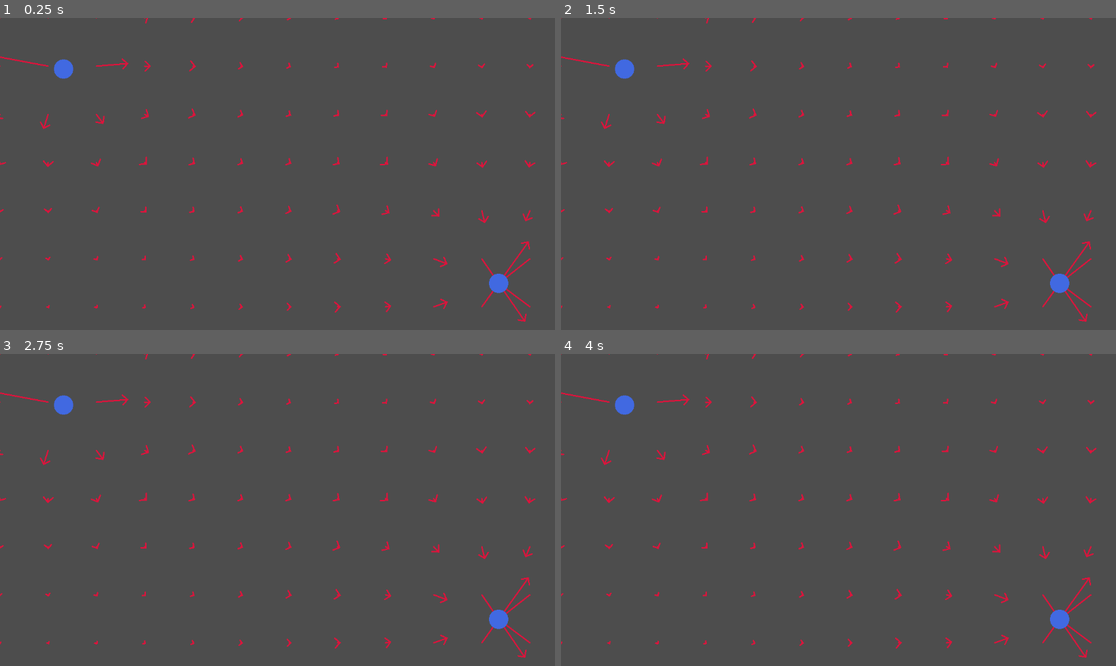
Above: before the commit, frames 1-4 (two rows, left to right).
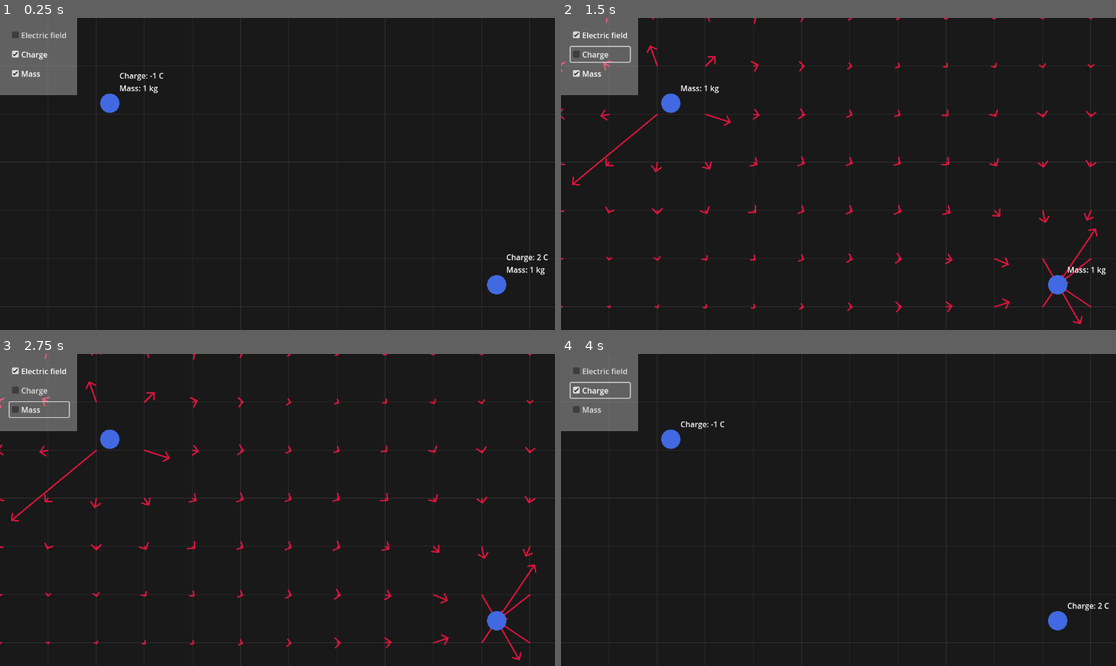
Above: after the commit, the same moments.

Repository: itsRed-v2/Godot-Fields
Game: Godot game, scene res://main.tscn
Same seed, same stepped clock (60 frames per second), same inputs: the game is played once before the commit and once after it.
Inputs (mouse positions are in pixels of both pictures, inside the frame that each line leads up to):
- Up to frame 1 (0.25 s): no input
- Up to frame 2 (1.5 s): click (599, 33) at 0.5 s, where only the run after the commit has a clickable "Electric field"; click (599, 55) at 1.25 s, where only the run after the commit has a clickable "Charge"
- Up to frame 3 (2.75 s): click (38, 410) at 2 s, where only the run after the commit has a clickable "Mass"
- Up to frame 4 (4 s): click (599, 369) at 2.75 s, where only the run after the commit has a clickable "Electric field"; click (599, 391) at 3.5 s, where only the run after the commit has a clickable "Charge"

The runs differ from the first frame. In frame 1, 97% of the frame differs, in the area x 0-100%, y 0-100%; in frame 2, 97%; in frame 3, 97%; in frame 4, 97%.

Commit message:
Cool HUD + pro looking background

Diff:
--- a/Arrow.gd
+++ b/Arrow.gd
@@ -12,6 +12,9 @@
 	queue_redraw();
 
 func _draw():
+	if not Global.draw_electrostatic_field:
+		return
+
 	var length = vector.length() * draw_scale;
 
 	var effective_arrow_arms_length = arrow_arms_length;
--- /dev/null
+++ b/Background.gd
@@ -0,0 +1,17 @@
+@tool
+extends Node2D
+
+@export var bg = Color(0.1, 0.1, 0.1);
+@export var fg = Color(0.2, 0.2, 0.2);
+@export var gap = 100;
+
+func _draw():
+	var viewportSize = get_viewport().size;
+	var width = viewportSize.x;
+	var height = viewportSize.y;
+
+	draw_rect(Rect2(Vector2.ZERO, viewportSize), bg);
+	for x in range(0, width, gap):
+		draw_line(Vector2(x, 0), Vector2(x, height), fg, -1);
+	for y in range(0, height, gap):
+		draw_line(Vector2(0, y), Vector2(width, y), fg, -1);
--- a/SphericBody.gd
+++ b/SphericBody.gd
@@ -29,3 +29,11 @@
 	var color = Color(0.254902, 0.411765, 0.882353);
 	if isHovered: color = color.darkened(0.1);
 	draw_circle(Vector2.ZERO, 20, color);
+
+func update_info():
+	var data_label = get_node("Data");
+	data_label.text = "";
+	if Global.show_charge:
+		data_label.text += "Charge: " + str(charge) + " C\n";
+	if Global.show_mass:
+		data_label.text += "Mass: " + str(mass) + " kg\n";
--- /dev/null
+++ b/background.tscn
@@ -0,0 +1,6 @@
+[gd_scene load_steps=2 format=3 uid="uid://bmnsl83705tel"]
+
+[ext_resource type="Script" path="res://Background.gd" id="1_rxabf"]
+
+[node name="Background" type="Node2D"]
+script = ExtResource("1_rxabf")
--- /dev/null
+++ b/global.gd
@@ -0,0 +1,5 @@
+extends Node
+
+var draw_electrostatic_field = false;
+var show_charge = true;
+var show_mass = true;
--- /dev/null
+++ b/hud.gd
@@ -0,0 +1,17 @@
+extends CanvasLayer
+
+func _ready():
+	get_node("ColorRect/ElecticFieldCheckBox").button_pressed = Global.draw_electrostatic_field;
+	get_node("ColorRect/ChargesCheckBox").button_pressed = Global.show_charge;
+	get_node("ColorRect/MassCheckBox").button_pressed = Global.show_mass;
+
+func _on_electic_field_check_box_toggled(toggled_on):
+	Global.draw_electrostatic_field = toggled_on;
+
+func _on_charges_check_box_toggled(toggled_on):
+	Global.show_charge = toggled_on;
+	get_tree().call_group("sphericBody", "update_info");
+
+func _on_mass_check_box_toggled(toggled_on):
+	Global.show_mass = toggled_on;
+	get_tree().call_group("sphericBody", "update_info");
--- /dev/null
+++ b/hud.tscn
@@ -0,0 +1,39 @@
+[gd_scene load_steps=2 format=3 uid="uid://jpy61hi47b2"]
+
+[ext_resource type="Script" path="res://hud.gd" id="1_qx7ow"]
+
+[node name="HUD" type="CanvasLayer"]
+script = ExtResource("1_qx7ow")
+
+[node name="ColorRect" type="ColorRect" parent="."]
+offset_right = 160.0
+offset_bottom = 160.0
+color = Color(1, 1, 1, 0.313726)
+
+[node name="ElecticFieldCheckBox" type="CheckBox" parent="ColorRect"]
+layout_mode = 0
+offset_left = 20.0
+offset_top = 20.0
+offset_right = 143.0
+offset_bottom = 51.0
+text = "Electric field"
+
+[node name="ChargesCheckBox" type="CheckBox" parent="ColorRect"]
+layout_mode = 0
+offset_left = 20.0
+offset_top = 60.0
+offset_right = 143.0
+offset_bottom = 91.0
+text = "Charge"
+
+[node name="MassCheckBox" type="CheckBox" parent="ColorRect"]
+layout_mode = 0
+offset_left = 20.0
+offset_top = 100.0
+offset_right = 143.0
+offset_bottom = 131.0
+text = "Mass"
+
+[connection signal="toggled" from="ColorRect/ElecticFieldCheckBox" to="." method="_on_electic_field_check_box_toggled"]
+[connection signal="toggled" from="ColorRect/ChargesCheckBox" to="." method="_on_charges_check_box_toggled"]
+[connection signal="toggled" from="ColorRect/MassCheckBox" to="." method="_on_mass_check_box_toggled"]
--- a/main.tscn
+++ b/main.tscn
@@ -1,9 +1,13 @@
-[gd_scene load_steps=3 format=3 uid="uid://b5c10lnak68xt"]
+[gd_scene load_steps=5 format=3 uid="uid://b5c10lnak68xt"]
 
+[ext_resource type="PackedScene" uid="uid://bmnsl83705tel" path="res://background.tscn" id="1_ahk64"]
 [ext_resource type="Script" path="res://ElectricField.gd" id="1_qqqx3"]
 [ext_resource type="PackedScene" uid="uid://c7rngejh3ce3i" path="res://spheric_body.tscn" id="2_bvbtk"]
+[ext_resource type="PackedScene" uid="uid://jpy61hi47b2" path="res://hud.tscn" id="3_25slw"]
 
 [node name="Main" type="Node2D"]
+
+[node name="Background" parent="." instance=ExtResource("1_ahk64")]
 
 [node name="ElectricField" type="Node2D" parent="."]
 script = ExtResource("1_qqqx3")
@@ -13,9 +17,11 @@
 [node name="Entities" type="Node2D" parent="ElectricField"]
 
 [node name="SphericBody" parent="ElectricField/Entities" instance=ExtResource("2_bvbtk")]
-position = Vector2(132, 106)
+position = Vector2(228, 177)
 charge = -1
 
 [node name="SphericBody2" parent="ElectricField/Entities" instance=ExtResource("2_bvbtk")]
-position = Vector2(1035, 551)
+position = Vector2(1031, 554)
 charge = 2
+
+[node name="HUD" parent="." instance=ExtResource("3_25slw")]
--- a/project.godot
+++ b/project.godot
@@ -15,6 +15,10 @@
 config/features=PackedStringArray("4.2", "GL Compatibility")
 config/icon="res://icon.svg"
 
+[autoload]
+
+Global="*res://global.gd"
+
 [input]
 
 mouse_left_button={
--- a/spheric_body.tscn
+++ b/spheric_body.tscn
@@ -5,7 +5,7 @@
 [sub_resource type="CircleShape2D" id="CircleShape2D_dai5o"]
 radius = 20.0
 
-[node name="SphericBody" type="Node2D"]
+[node name="SphericBody" type="Node2D" groups=["sphericBody"]]
 script = ExtResource("1_no1mx")
 
 [node name="Area2D" type="Area2D" parent="."]
@@ -13,5 +13,16 @@
 [node name="CollisionShape2D" type="CollisionShape2D" parent="Area2D"]
 shape = SubResource("CircleShape2D_dai5o")
 
+[node name="Data" type="Label" parent="."]
+z_index = 1
+anchors_preset = 2
+anchor_top = 1.0
+anchor_bottom = 1.0
+offset_left = 20.0
+offset_top = -43.0
+offset_right = 112.0
+offset_bottom = -20.0
+grow_vertical = 0
+
 [connection signal="mouse_entered" from="Area2D" to="." method="_on_area_2d_mouse_entered"]
 [connection signal="mouse_exited" from="Area2D" to="." method="_on_area_2d_mouse_exited"]
